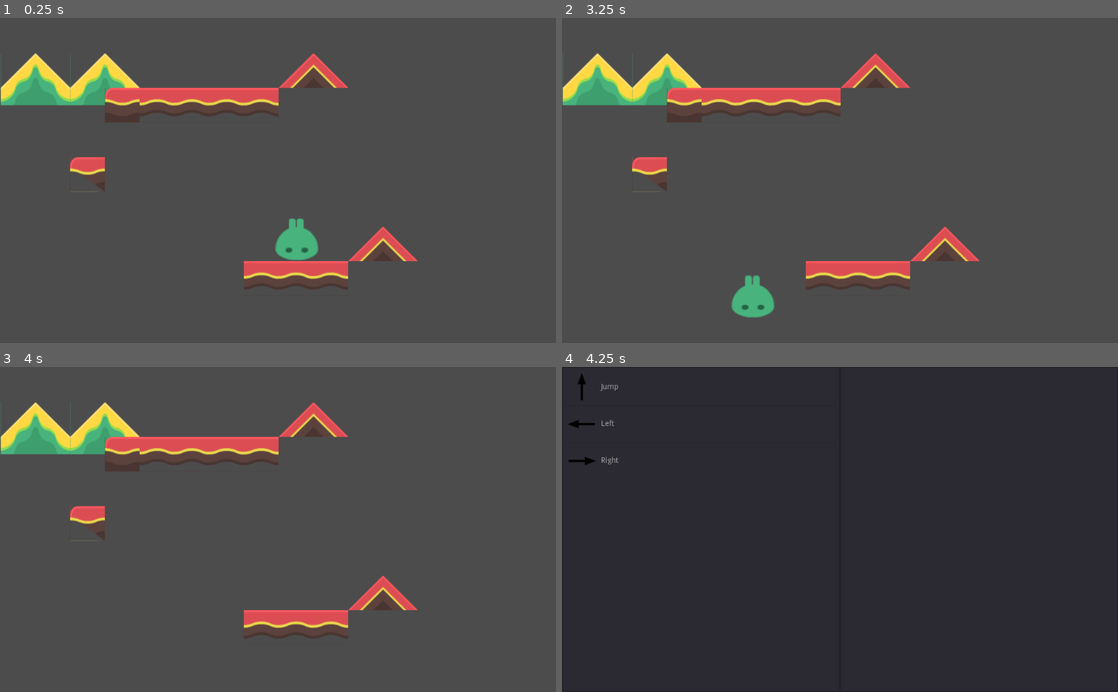
Above: before the commit, frames 1-4 (two rows, left to right).
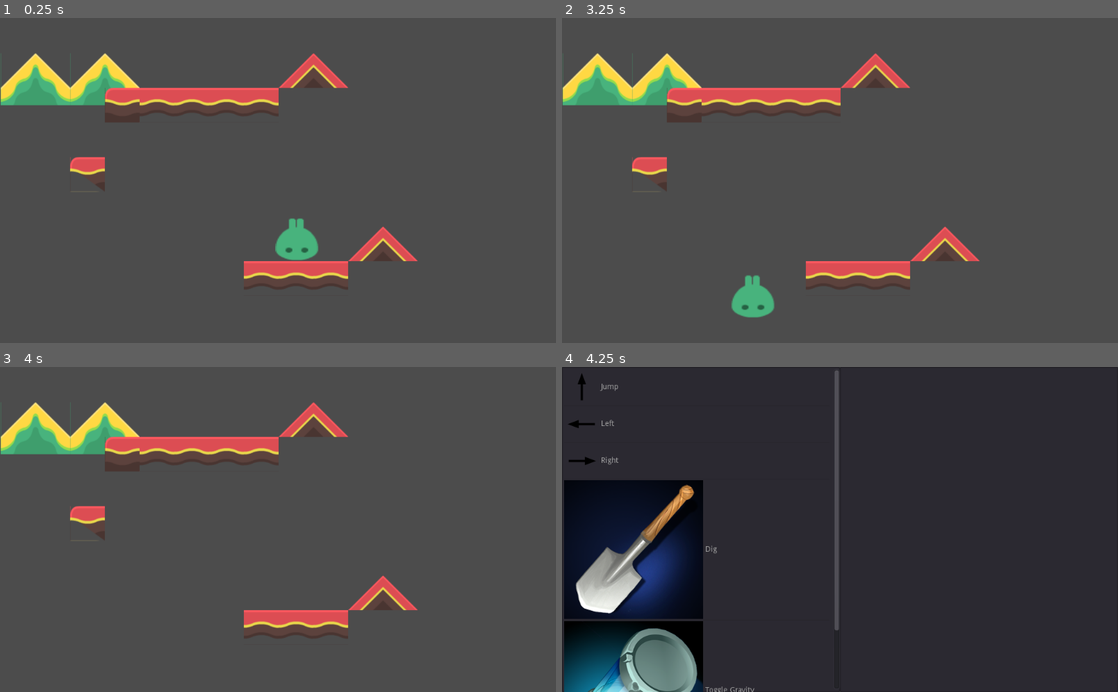
Above: after the commit, the same moments.

Repository: onsetsu/GameJam6
Game: Godot game, scene res://Scenes/MainLevel.tscn
Same seed, same stepped clock (60 frames per second), same inputs: the game is played once before the commit and once after it. Before the commit the project has no main scene; this scene is started directly in both runs.
Inputs:
- Up to frame 1 (0.25 s): no input
- Up to frame 2 (3.25 s): tap Enter (perform_action) at 0.5, 0.6, 1.55, 2.1, 3.05 s; hold Right (ui_right) 0.53-2.03 s; tap Space (ui_accept) at 0.77, 0.8, 1.07, 1.35, 1.52, 1.82, 2.3, 3.02 s; hold Left (ui_left) 2.03-2.78 s; hold Right (ui_right) from 2.78 s (still down); tap G at 2.85 s
- Up to frame 3 (4 s): keep holding Right (ui_right); tap Space (ui_accept) at 3.32, 3.77, 3.8 s; tap Enter (perform_action) at 3.6 s
- Up to frame 4 (4.25 s): keep holding Right (ui_right); tap Space (ui_accept) at 4.07 s; tap Escape (ui_cancel) at 4.15 s

Frames 1-3 are identical in both runs. In frame 4, 17% of the frame differs, in the area x 0-50%, y 1-100%.

Commit message:
Add additional actions

Diff:
--- a/GameOneButton/Actions.tscn
+++ b/GameOneButton/Actions.tscn
@@ -1,9 +1,11 @@
-[gd_scene load_steps=5 format=2]
+[gd_scene load_steps=7 format=2]
 
 [ext_resource path="res://Scripts/InputAction.gd" type="Script" id=1]
 [ext_resource path="res://Sprites/OneButtonSprites/actions/jump.png" type="Texture" id=2]
 [ext_resource path="res://Sprites/OneButtonSprites/actions/left.png" type="Texture" id=3]
 [ext_resource path="res://Sprites/OneButtonSprites/actions/right.png" type="Texture" id=4]
+[ext_resource path="res://Sprites/OneButtonSprites/EngineeringCraftIcons_bg/engeniring_28_b.png" type="Texture" id=5]
+[ext_resource path="res://Sprites/OneButtonSprites/EngineeringCraftIcons_bg/engeniring_01_b.PNG" type="Texture" id=6]
 
 [node name="Node" type="Node"]
 
@@ -24,3 +26,15 @@
 id = "right"
 display_name = "Right"
 image = ExtResource( 4 )
+
+[node name="dig" type="Node" parent="."]
+script = ExtResource( 1 )
+id = "dig"
+display_name = "Dig"
+image = ExtResource( 5 )
+
+[node name="toggle_gravity" type="Node" parent="."]
+script = ExtResource( 1 )
+id = "toggle_gravity"
+display_name = "Toggle Gravity"
+image = ExtResource( 6 )
--- a/GameOneButton/Scripts/InputManager.gd
+++ b/GameOneButton/Scripts/InputManager.gd
@@ -12,10 +12,13 @@
 
 func _process(delta):
 	if index >= actions.size(): return
-	if Input.is_action_just_pressed("ui_accept"):
-		Input.action_press(actions[index].id)
-	elif Input.is_action_just_released("ui_accept"):
-		Input.action_release(actions[index].id)
+	var action = actions[index].id
+	if Input.is_action_just_pressed("perform_action"):
+		Input.action_press(action)
+		print("press " + action)
+	elif Input.is_action_just_released("perform_action"):
+		Input.action_release(action)
+		print("release " + action)
 		index += 1
 
 # Called when the node enters the scene tree for the first time.
--- a/GameOneButton/project.godot
+++ b/GameOneButton/project.godot
@@ -16,7 +16,7 @@
 [application]
 
 config/name="GameJam6"
-run/main_scene="res://Scenes/TestMap.tscn"
+run/main_scene="res://Scenes/MainLevel.tscn"
 config/icon="res://icon.png"
 
 [input]
@@ -37,16 +37,6 @@
 "events": [ Object(InputEventKey,"resource_local_to_scene":false,"resource_name":"","device":0,"alt":false,"shift":false,"control":false,"meta":false,"command":false,"pressed":false,"scancode":16777233,"unicode":0,"echo":false,"script":null)
  ]
 }
-up={
-"deadzone": 0.5,
-"events": [ Object(InputEventKey,"resource_local_to_scene":false,"resource_name":"","device":0,"alt":false,"shift":false,"control":false,"meta":false,"command":false,"pressed":false,"scancode":16777232,"unicode":0,"echo":false,"script":null)
- ]
-}
-down={
-"deadzone": 0.5,
-"events": [ Object(InputEventKey,"resource_local_to_scene":false,"resource_name":"","device":0,"alt":false,"shift":false,"control":false,"meta":false,"command":false,"pressed":false,"scancode":16777234,"unicode":0,"echo":false,"script":null)
- ]
-}
 click={
 "deadzone": 0.5,
 "events": [ Object(InputEventMouseButton,"resource_local_to_scene":false,"resource_name":"","device":0,"alt":false,"shi …(212 unchanged characters)…
@@ -57,6 +47,21 @@
 "events": [ Object(InputEventKey,"resource_local_to_scene":false,"resource_name":"","device":0,"alt":false,"shift":false,"control":false,"meta":false,"command":false,"pressed":false,"scancode":16777221,"unicode":0,"echo":false,"script":null)
  ]
 }
+jump={
+"deadzone": 0.5,
+"events": [ Object(InputEventKey,"resource_local_to_scene":false,"resource_name":"","device":0,"alt":false,"shift":false,"control":false,"meta":false,"command":false,"pressed":false,"scancode":32,"unicode":0,"echo":false,"script":null)
+ ]
+}
+dig={
+"deadzone": 0.5,
+"events": [ Object(InputEventKey,"resource_local_to_scene":false,"resource_name":"","device":0,"alt":false,"shift":false,"control":false,"meta":false,"command":false,"pressed":false,"scancode":68,"unicode":0,"echo":false,"script":null)
+ ]
+}
+toggle_gravity={
+"deadzone": 0.5,
+"events": [ Object(InputEventKey,"resource_local_to_scene":false,"resource_name":"","device":0,"alt":false,"shift":false,"control":false,"meta":false,"command":false,"pressed":false,"scancode":71,"unicode":0,"echo":false,"script":null)
+ ]
+}
 
 [rendering]
 
